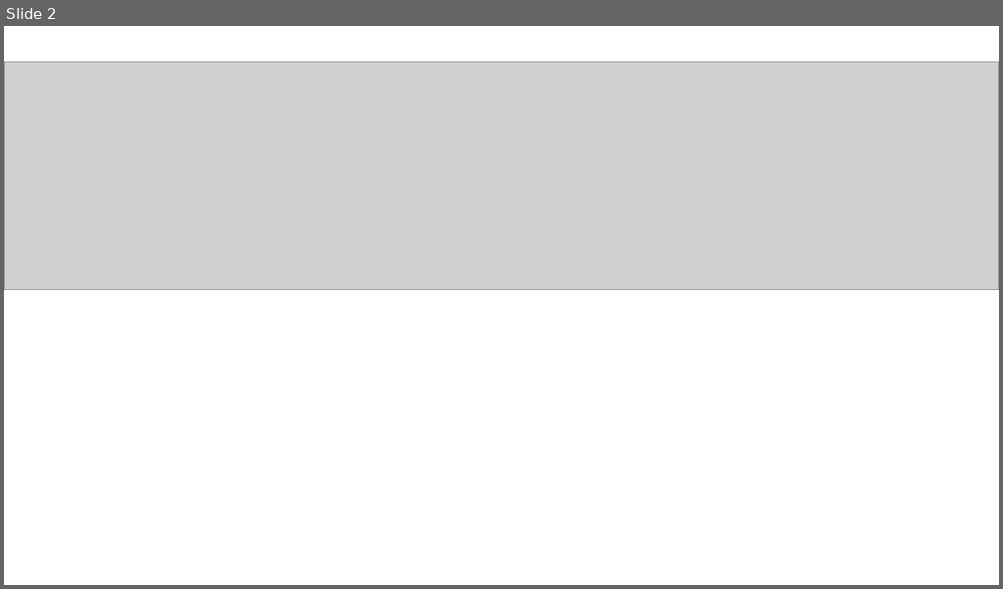
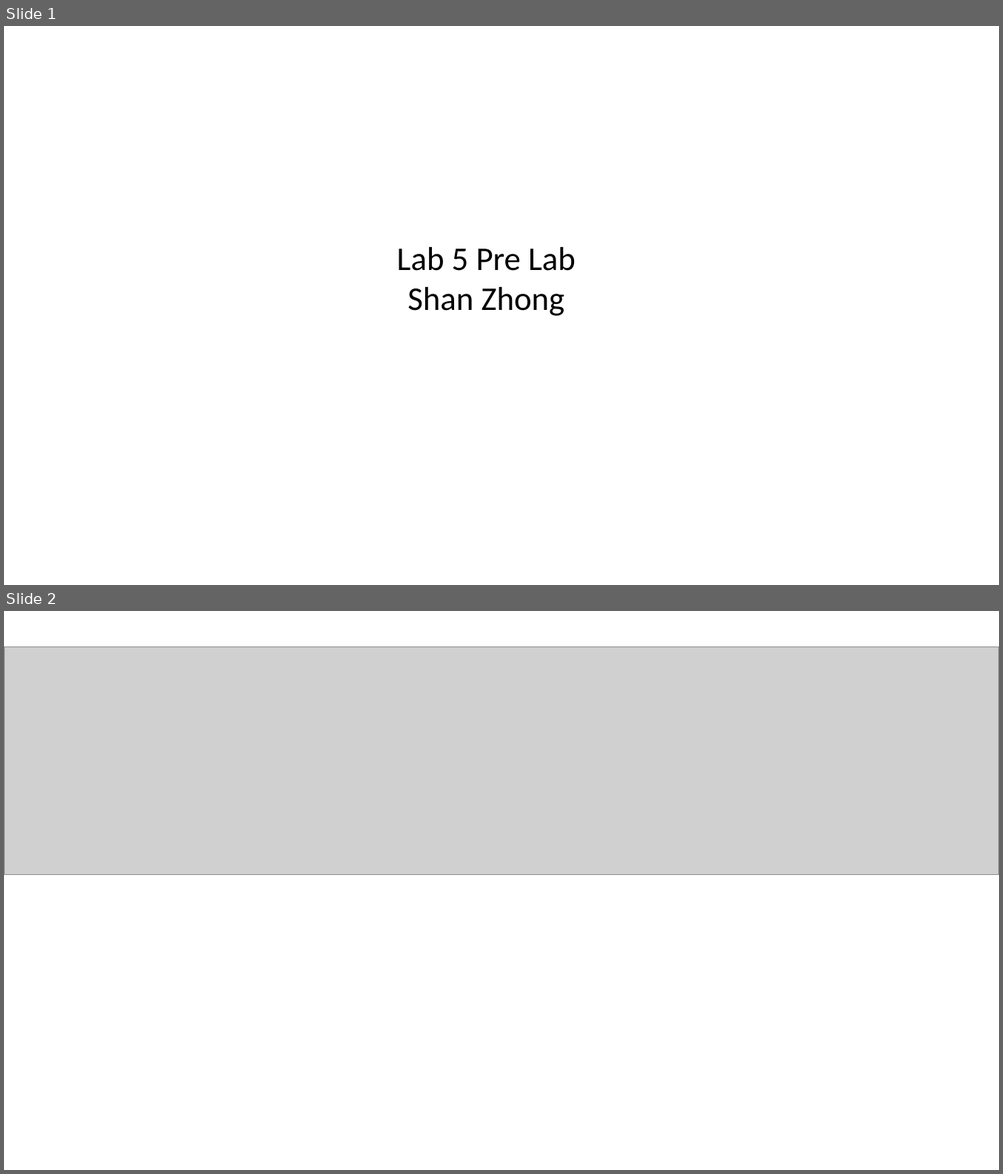
Before and after one commit to Shanlearning/Stat-201-teaching, a slide deck: Lab5/Lab 5- prelab.pptx. Shown one above the other, each under a label of ours: slide 2 before the commit, slides 1 and 2 after it. The pictures are 1003x589 and 1003x1174 pixels, drawn with LibreOffice and Linux fonts; fonts in the diff are those of the drawing; grey boxes stand for pictures. Boxes give left, top, right and bottom in pixels: in the first picture for what was removed or moved away, otherwise in the second. Text is boxed around its words. In the diff, an @@ line names an element or a change of style, - is before the commit and + after.

Commit message:
Shan

```diff
--- a/Lab5/Lab 5- prelab.pptx
+++ b/Lab5/Lab 5- prelab.pptx
@@ slide 1 added at (4,26,999,585), background #FFFFFF @@
@@ text added at (397,247,575,316), 32 pt, text #000000 @@
+Lab 5 Pre Lab
+Shan Zhong
```
Also in this commit, not shown: 3 slides removed, 4 other files.
